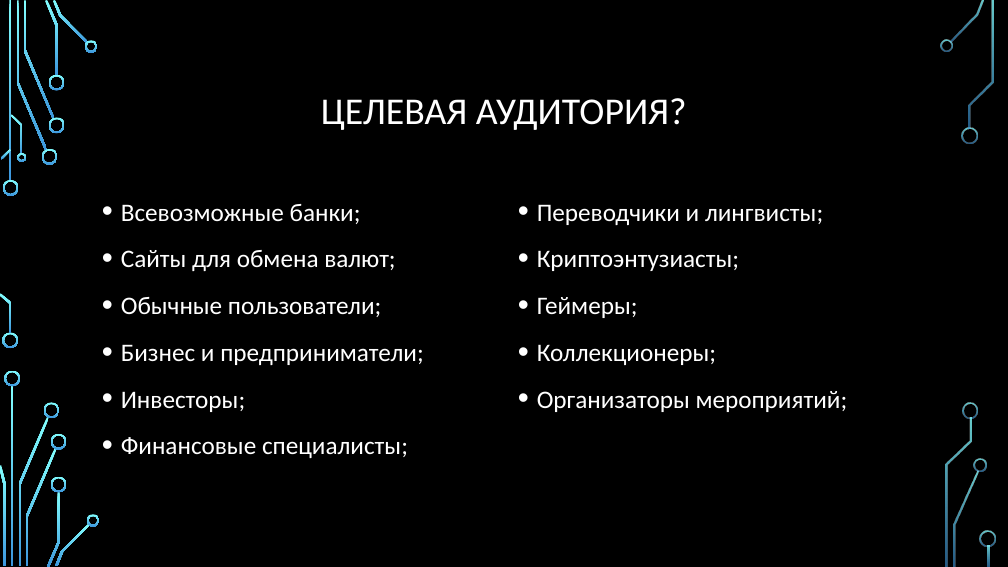
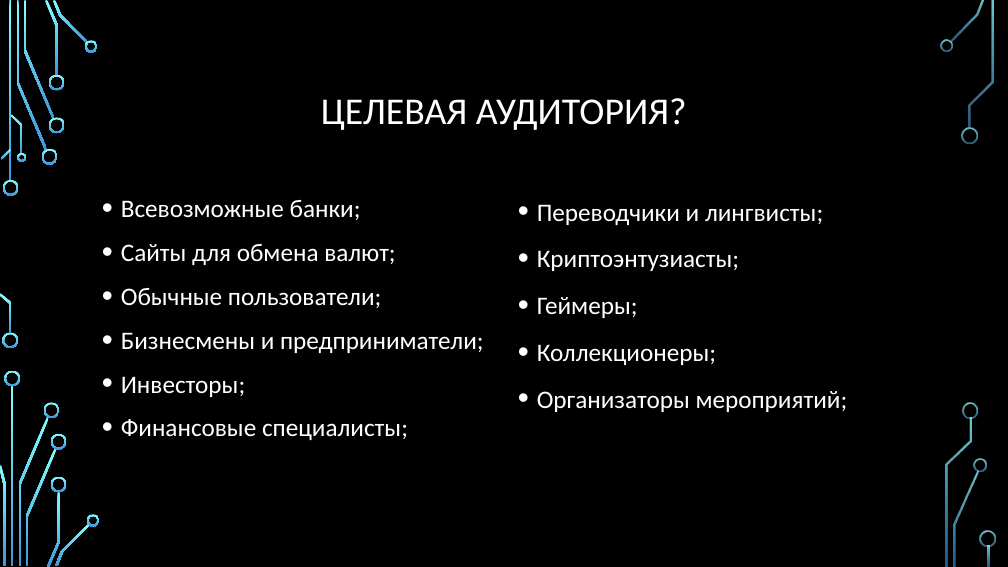
Before and after one commit to BlackPaganYT/Currency_Rates, a slide deck: slide 8 of Конвентатор валют.pptx (slide 9 before the commit). Drawn at 1008x567 pixels with LibreOffice and Linux fonts; fonts in the diff are those of the drawing; background and template pictures are left out. Boxes give left, top, right and bottom in pixels: in the first picture for what was removed or moved away, otherwise in the second. Text is boxed around its words. In the diff, an @@ line names an element or a change of style, - is before the commit and + after.

```diff
--- a/Конвентатор валют.pptx
+++ b/Конвентатор валют.pptx
@@ text at [121, 200, 408, 440]: line spacing 1.2 to 1.1 @@
@@ text at [121, 332, 484, 353]: text changed @@
-• Бизнес и предприниматели;
+• Бизнесмены и предприниматели;
```
Also in this commit, not shown: 6 other slides changed, 1 slide removed.
